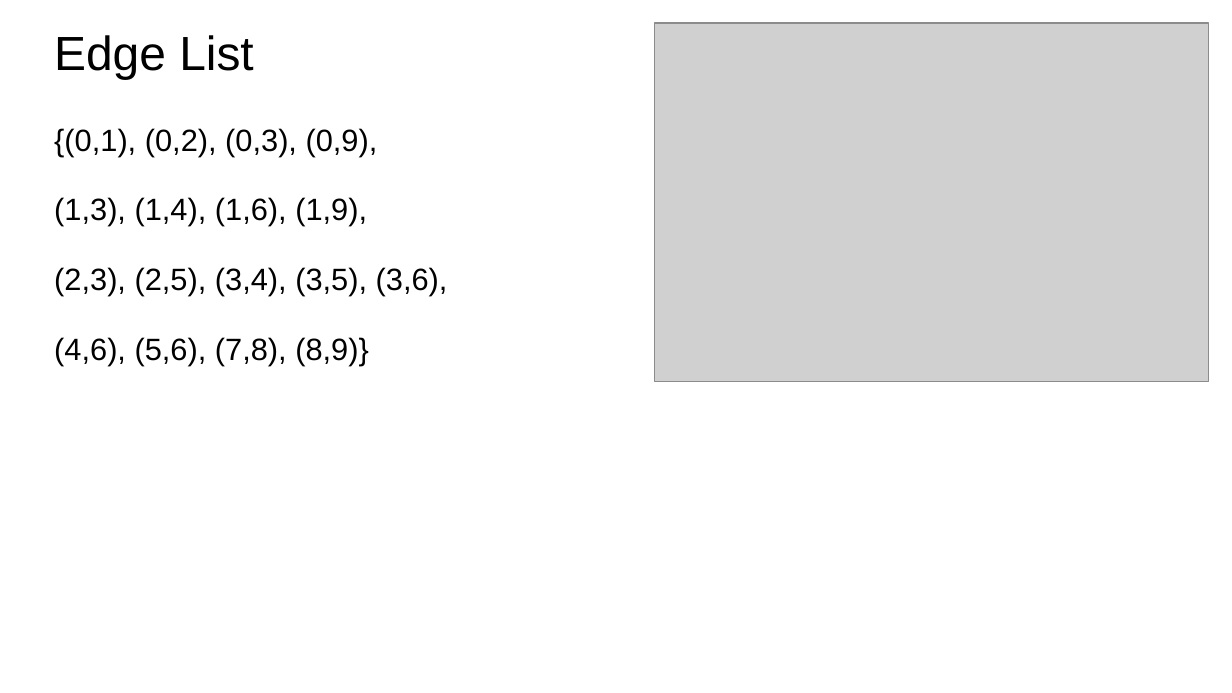
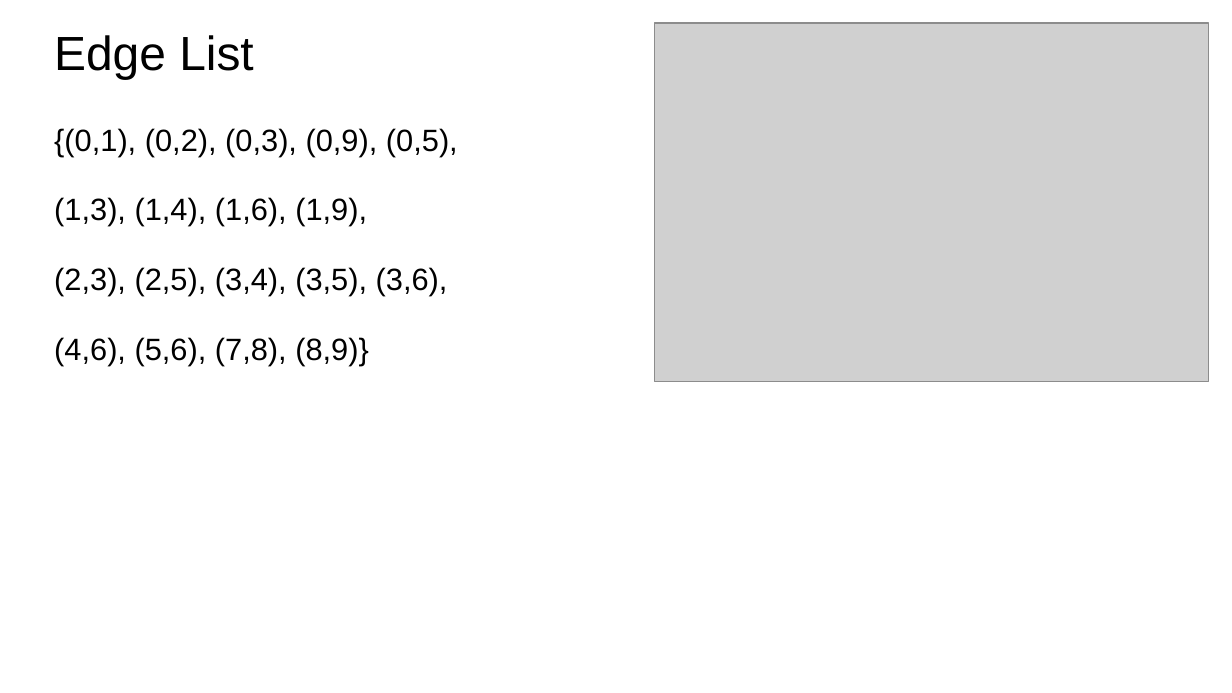
Before and after one commit to bodacea/datascienceforbeginners, a slide deck: slide 19 of Session 09 Learning Relationships.ppt. Drawn at 1232x693 pixels with LibreOffice and Linux fonts; fonts in the diff are those of the drawing; grey boxes stand for pictures. Boxes give left, top, right and bottom in pixels: in the first picture for what was removed or moved away, otherwise in the second. Text is boxed around its words. In the diff, an @@ line names an element or a change of style, - is before the commit and + after.

```diff
--- a/Session 09 Learning Relationships.ppt
+++ b/Session 09 Learning Relationships.ppt
@@ text at <box>54,128,458,156</box>: text changed @@
-{(0,1), (0,2), (0,3), (0,9),
+{(0,1), (0,2), (0,3), (0,9), (0,5),
```
Also in this commit, not shown: 2 other slides changed, 4 slides added, 7 other files.
